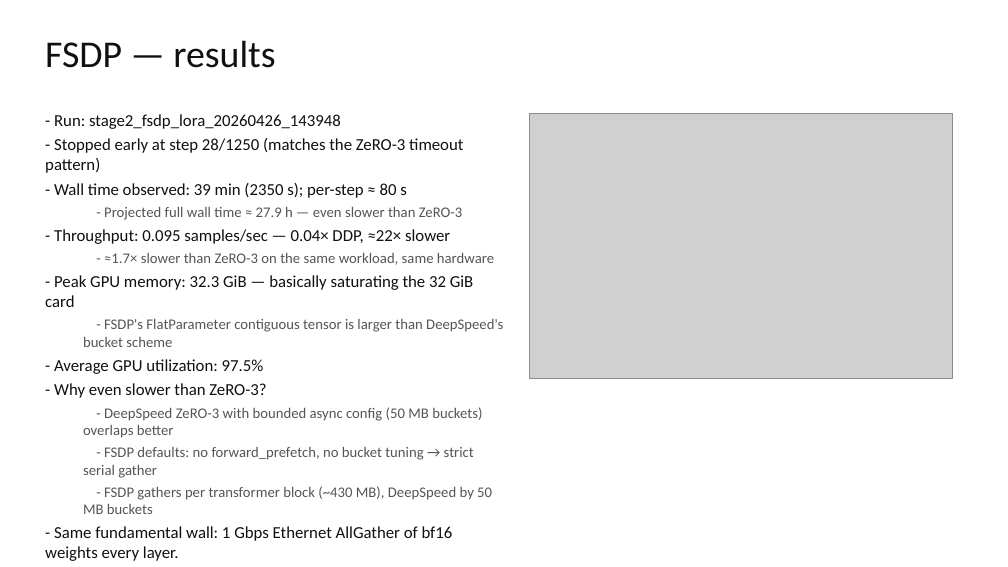
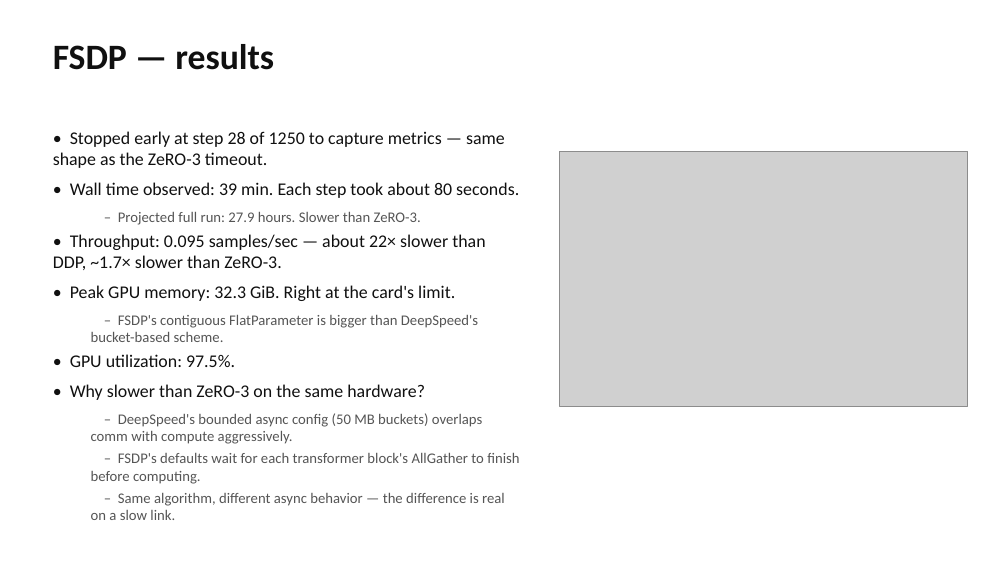
Before and after one commit to rassulmagauin/ml710, a slide deck: slide 21 of presentation/ML710_LLaVA_Parallelism.pptx. Drawn at 1008x567 pixels with LibreOffice and Linux fonts; fonts in the diff are those of the drawing; grey boxes stand for pictures. Boxes give left, top, right and bottom in pixels: in the first picture for what was removed or moved away, otherwise in the second. Text is boxed around its words. In the diff, an @@ line names an element or a change of style, - is before the commit and + after.

Commit message:
Rewrite presentation in a tighter voice; fix layout
Text changes:
- Replace bullet patterns like "X — explanation (Y)" with natural sentences
- Drop redundant section/subsection labels from titles ("Strategies compared",
  "ML task: LLaVA" etc) in favor of plainer ones ("What we compared",
  "The model: LLaVA")
- Shorten titles that were wrapping to two lines and clipping body content
  ("FSDP: PyTorch's take", "Statistical efficiency")
- Fewer nested sub-bullets; mix prose with bullets so slides don't read like
  a generated outline
- Vertical-anchor body text in the middle of each slide so layouts don't
  leave huge whitespace at the bottom

Layout changes:
- Bullets at 20-22pt (was 16), sub-bullets at 17-19pt
- Use real "•" / "–" bullet glyphs instead of leading dash characters
- One central plot per comparison slide (not bullets-on-left + chart-on-right)
  with a short italic takeaway under the title
- Result slides: bullets 6.4" wide, image 5.5" — no more overlap with the chart

Plot changes:
- Bar charts regenerated at 7.5x5 (was 8x4.5) so labels don't overflow
- Goodput split into 9a_goodput_per_sec.png and 9b_goodput_per_sample.png as
  separate single-panel plots; the merged 9_goodput.png is kept for the docs

```diff
--- a/presentation/ML710_LLaVA_Parallelism.pptx
+++ b/presentation/ML710_LLaVA_Parallelism.pptx
@@ text "FSDP — results": place and size @@
-text "FSDP — results" at bbox=[45, 40, 275, 68]
+text "FSDP — results" at bbox=[53, 44, 274, 70]
@@ text "FSDP — results" at bbox=[53, 44, 274, 70]: size 36 to 34 pt, bold on @@
@@ text "• Stopped early at step ..." at bbox=[53, 131, 519, 520]: vertical alignment top to middle @@
@@ text at bbox=[53, 131, 519, 520]: text changed @@
-- Run: stage2_fsdp_lora_20260426_143948
-- Stopped early at step 28/1250 (matches the ZeRO-3 timeout pattern)
-- Wall time observed: 39 min (2350 s); per-step ≈ 80 s
-  - Projected full wall time ≈ 27.9 h — even slower than ZeRO-3
-- Throughput: 0.095 samples/sec — 0.04× DDP, ≈22× slower
-  - ≈1.7× slower than ZeRO-3 on the same workload, same hardware
-- Peak GPU memory: 32.3 GiB — basically saturating the 32 GiB card
-  - FSDP's FlatParameter contiguous tensor is larger than DeepSpeed's bucket scheme
-- Average GPU utilization: 97.5%
-- Why even slower than ZeRO-3?
-  - DeepSpeed ZeRO-3 with bounded async config (50 MB buckets) overlaps better
-  - FSDP defaults: no forward_prefetch, no bucket tuning → strict serial gather
-  - FSDP gathers per transformer block (~430 MB), DeepSpeed by 50 MB buckets
-- Same fundamental wall: 1 Gbps Ethernet AllGather of bf16 weights every layer.
+• Stopped early at step 28 of 1250 to capture metrics — same shape as the ZeRO-3 timeout.
+• Wall time observed: 39 min. Each step took about 80 seconds.
+  – Projected full run: 27.9 hours. Slower than ZeRO-3.
+• Throughput: 0.095 samples/sec — about 22× slower than DDP, ~1.7× slower than ZeRO-3.
+• Peak GPU memory: 32.3 GiB. Right at the card's limit.
+  – FSDP's contiguous FlatParameter is bigger than DeepSpeed's bucket-based scheme.
+• GPU utilization: 97.5%.
+• Why slower than ZeRO-3 on the same hardware?
+  – DeepSpeed's bounded async config (50 MB buckets) overlaps comm with compute aggressively.
+  – FSDP's defaults wait for each transformer block's AllGather to finish before computing.
+  – Same algorithm, different async behavior — the difference is real on a slow link.
@@ picture: place and size @@
-picture at bbox=[529, 113, 953, 378]
+picture at bbox=[560, 151, 968, 407]
```
Also in this commit, not shown: 19 other slides changed, 10 slides added, 10 slides removed, 10 other files.
